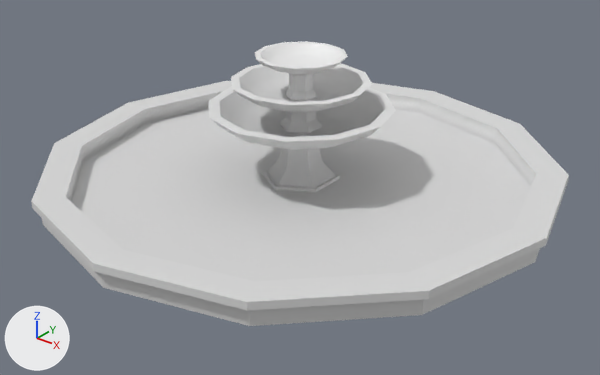
Renders of the FBX model Assets/3D Asset/BanguanFix/Building/PancuranAir.fbx from each side of a commit.
Both versions are drawn from a camera (50 mm lens) standing at (7.27, 141.15, 11.52) and looking at (-7.29, 159.35, 0.23). Lighting does not change. The marker at lower left points along +X, +Y and +Z. The picture after the commit comes second. Objects named as collision shapes, trigger or cutter boxes, shadow casters or lower levels of detail are left out. Where no turn or scale is listed for an object, it has been applied to the vertices.

The older version as bpy lines, for what is in view:
```python
me_circle_002 = bpy.data.meshes.new('Circle.002')
me_circle_002.from_pydata(...)  # 84 vertices, 85 faces; spans x -8.3..8.3, y -8.3..8.3, z 0.0..0.8
me_circle_002.materials.append(mat_colorpallet2)  # picture img_texture_main_png
me_circle_026 = bpy.data.meshes.new('Circle.026')
me_circle_026.from_pydata(...)  # 150 vertices, 144 faces; spans x -1.09..1.09, y -1.26..1.26, z -0.17..3.7
me_circle_026.materials.append(mat_colorpallet2)  # picture img_texture_main_png
me_circle_028 = bpy.data.meshes.new('Circle.028')
me_circle_028.from_pydata(...)  # 216 vertices, 186 faces; spans x -2.92..2.92, y -2.91..2.93, z 1.71..4.03
me_circle_028.materials.append(mat_colorpallet2)  # picture img_texture_main_png
ob_pancuran1_lod0 = bpy.data.objects.new('Pancuran1_LOD0', me_circle_026)
ob_pancuran1_lod0.location = (-7.84, 160.07, 0.2)
ob_pancuran2_lod0 = bpy.data.objects.new('Pancuran2_LOD0', me_circle_028)
ob_pancuran2_lod0.location = (-7.84, 160.07, 0.2)
ob_pancuran3_lod0 = bpy.data.objects.new('Pancuran3_LOD0', me_circle_002)
ob_pancuran3_lod0.location = (-7.84, 160.07, 0.0)
```
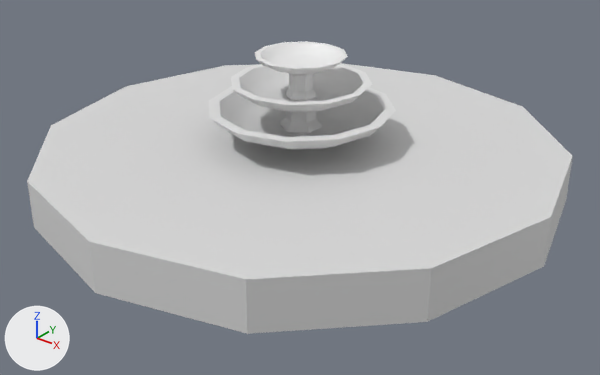
The newer file is also turned or shifted as a whole; pictures and numbers use the older file's frame.

The edits, one by one:
Mesh me_circle_001 is new.
It is a 12-sided cylinder along z spanning x -8.3..8.3, y -8.3..8.3, z 0.0..1.4.
It uses material mat_colorpallet2 (picture img_texture_main_png).
Object 'Colider' (ob_colider) is new; it shows me_circle_001.
Its location is (-7.84, 160.07, 0.0).

Boxes (x1, y1, x2, y2) around the edits, measured in the pictures (600 x 375 px):
'Colider', added: after (27, 63, 573, 334)
'Pancuran3_LOD0', unchanged, covered by the edit: before (31, 81, 569, 326)
'Pancuran1_LOD0', unchanged, covered by the edit: before (262, 73, 340, 192); after (279, 73, 322, 133)
